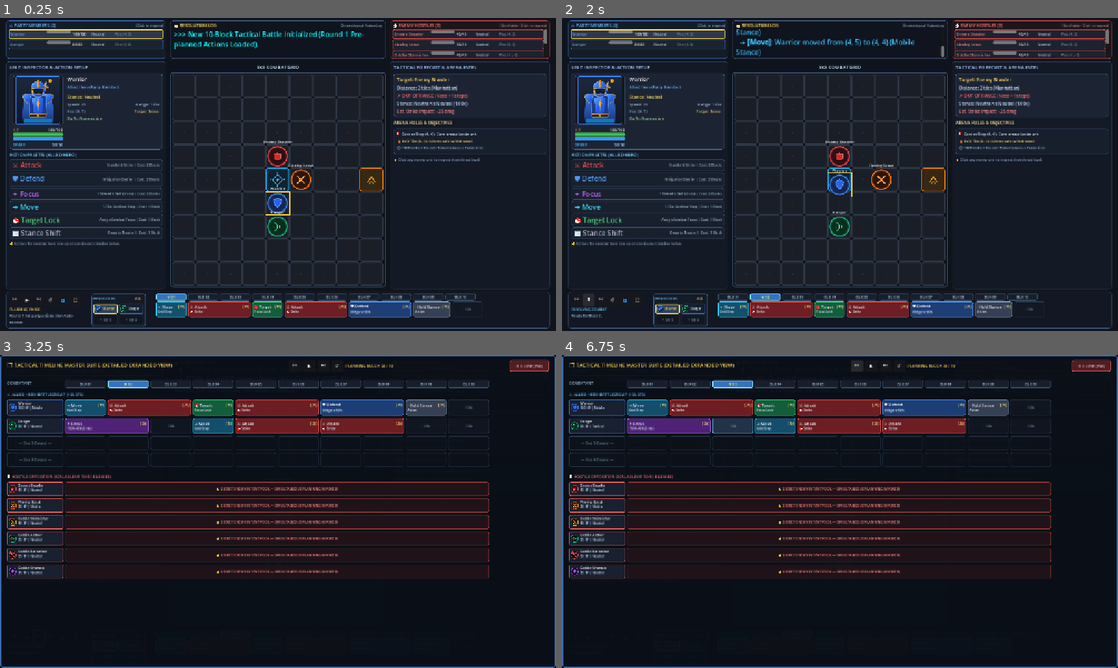
Above: before the commit, frames 1-4 (two rows, left to right).
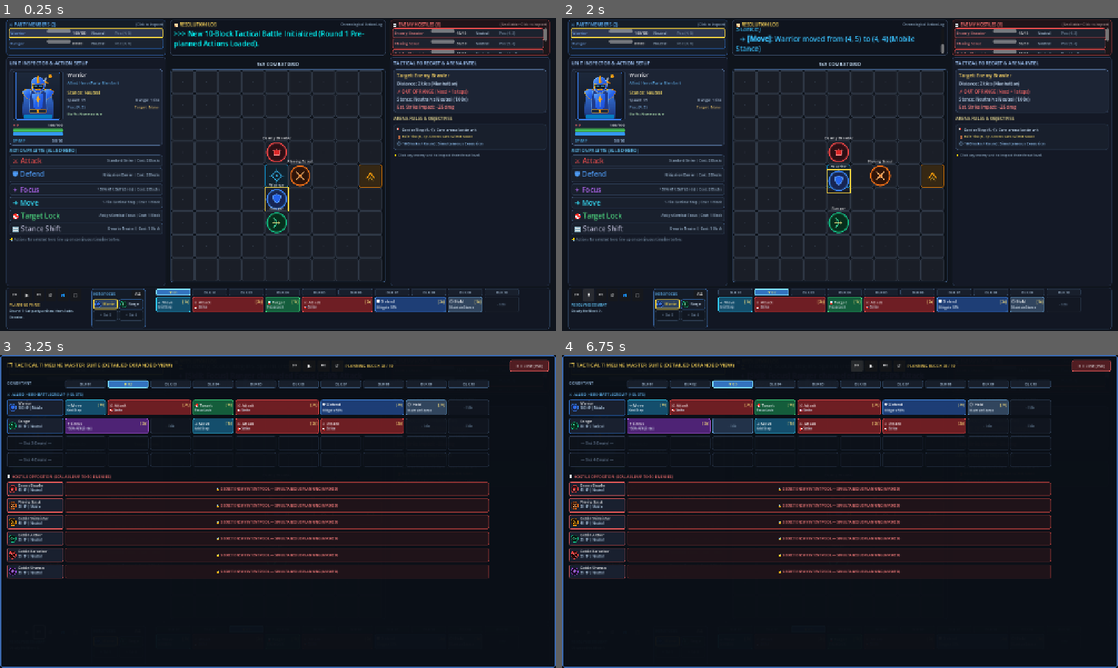
Above: after the commit, the same moments.

Repository: 6lackwin9/tactical-rpg
Game: Godot game, scene res://scenes/test_arena.tscn
Same seed, same stepped clock (60 frames per second), same inputs: the game is played once before the commit and once after it.
Inputs (mouse positions are in pixels of both pictures, inside the frame that each line leads up to):
- Up to frame 1 (0.25 s): no input
- Up to frame 2 (2 s): click "⏮" at 0.5 s; click "▶" at 1.25 s
- Up to frame 3 (3.25 s): tap Enter at 2 s; move the mouse to (400, 495) at 2.02 s; hold Right 2.03-2.75 s; tap F at 2.1 s; click (400, 495) at 2.17 s; tap Space at 2.27 s; click "⏭" at 2.75 s
- Up to frame 4 (6.75 s): click "↺" at 3.5 s; click "👥" at 4.25 s; click "⛶" at 5 s; click "ALL" at 5.75 s; click "⏮" at 6.5 s

The runs differ from the first frame. In frame 1, 22% of the frame differs, in the area x 1-99%, y 0-100%; in frame 2, 22%; in frame 3, 0.4%; in frame 4, 0.4%.

Commit message:
fix: resolve Advance button bottom clipping and fix timeline block-to-ruler alignment

Diff:
--- a/scenes/test_arena.gd
+++ b/scenes/test_arena.gd
@@ -105,7 +105,7 @@
 
 const TILE_SIZE: int = 54
 const GRID_SIZE: int = 9
-const UNIT_BLOCK_W: int = 70
+const UNIT_BLOCK_W: int = 80
 const BLOCK_GAP: int = 4
 const TOTAL_BLOCKS: int = 10
 
@@ -287,26 +287,26 @@
 	root_margin.set_anchors_preset(Control.PRESET_FULL_RECT)
 	root_margin.add_theme_constant_override("margin_left", 14)
 	root_margin.add_theme_constant_override("margin_right", 14)
-	root_margin.add_theme_constant_override("margin_top", 6)
-	root_margin.add_theme_constant_override("margin_bottom", 6)
+	root_margin.add_theme_constant_override("margin_top", 4)
+	root_margin.add_theme_constant_override("margin_bottom", 4)
 	ui_canvas.add_child(root_margin)
 
 	var main_vbox := VBoxContainer.new()
-	main_vbox.add_theme_constant_override("separation", 6)
+	main_vbox.add_theme_constant_override("separation", 4)
 	root_margin.add_child(main_vbox)
 
 	# --------------------------------------------------------------------------
 	# TOP ROW: PARTY STATUS (Left) | BATTLE LOG (Center) | ENEMY STATUS (Right)
 	# --------------------------------------------------------------------------
 	var top_hbox := HBoxContainer.new()
-	top_hbox.custom_minimum_size = Vector2(0, 88)
+	top_hbox.custom_minimum_size = Vector2(0, 82)
 	top_hbox.add_theme_constant_override("separation", 10)
 	main_vbox.add_child(top_hbox)
 
 	# Top-Left: Allied Party Status Panel (Scrollable for up to 4+ heroes)
 	var party_panel := PanelContainer.new()
 	party_panel.size_flags_horizontal = Control.SIZE_EXPAND_FILL
-	party_panel.custom_minimum_size = Vector2(340, 88)
+	party_panel.custom_minimum_size = Vector2(340, 82)
 	var party_box_style := StyleBoxFlat.new()
 	party_box_style.bg_color = Color(0.08, 0.11, 0.16, 0.95)
 	party_box_style.border_color = Color(0.2, 0.38, 0.65, 0.8)
@@ -350,7 +350,7 @@
 
 	# Top-Center: Battle Log (Matches center grid width of 496px)
 	var log_panel := PanelContainer.new()
-	log_panel.custom_minimum_size = Vector2(496, 88)
+	log_panel.custom_minimum_size = Vector2(496, 82)
 	log_panel.size_flags_horizontal = Control.SIZE_SHRINK_CENTER
 	var log_style := StyleBoxFlat.new()
 	log_style.bg_color = Color(0.06, 0.08, 0.12, 0.95)
@@ -394,7 +394,7 @@
 	# Top-Right: Enemy Hostiles Status Panel (Scrollable for up to 10+ enemies)
 	var enemy_panel := PanelContainer.new()
 	enemy_panel.size_flags_horizontal = Control.SIZE_EXPAND_FILL
-	enemy_panel.custom_minimum_size = Vector2(340, 88)
+	enemy_panel.custom_minimum_size = Vector2(340, 82)
 	var enemy_box_style := StyleBoxFlat.new()
 	enemy_box_style.bg_color = Color(0.12, 0.08, 0.10, 0.95)
 	enemy_box_style.border_color = Color(0.65, 0.25, 0.25, 0.8)
@@ -447,7 +447,7 @@
 	# 1. Left Popup Area: Unit Inspector & Dynamic Actions/Threat Dock
 	var left_popup_panel := PanelContainer.new()
 	left_popup_panel.size_flags_horizontal = Control.SIZE_EXPAND_FILL
-	left_popup_panel.custom_minimum_size = Vector2(340, 480)
+	left_popup_panel.custom_minimum_size = Vector2(340, 468)
 	var left_style := StyleBoxFlat.new()
 	left_style.bg_color = Color(0.08, 0.10, 0.15, 0.95)
 	left_style.border_color = Color(0.2, 0.28, 0.42, 0.8)
@@ -700,16 +700,16 @@
 	grid_vbox.add_child(grid_header)
 
 	var grid_frame := PanelContainer.new()
-	grid_frame.custom_minimum_size = Vector2(494, 494)
+	grid_frame.custom_minimum_size = Vector2(490, 490)
 	var frame_style := StyleBoxFlat.new()
 	frame_style.bg_color = Color(0.05, 0.07, 0.1, 1.0)
 	frame_style.border_color = Color(0.22, 0.32, 0.46, 1.0)
-	frame_style.set_border_width_all(2)
+	frame_style.set_border_width_all(1)
 	frame_style.set_corner_radius_all(6)
-	frame_style.content_margin_left = 4
-	frame_style.content_margin_right = 4
-	frame_style.content_margin_top = 4
-	frame_style.content_margin_bottom = 4
+	frame_style.content_margin_left = 2
+	frame_style.content_margin_right = 2
+	frame_style.content_margin_top = 2
+	frame_style.content_margin_bottom = 2
 	grid_frame.add_theme_stylebox_override("panel", frame_style)
 	grid_vbox.add_child(grid_frame)
 
@@ -750,7 +750,7 @@
 	# 3. Right Popup Area: Tactical Forecast & Arena Intel
 	var right_popup_panel := PanelContainer.new()
 	right_popup_panel.size_flags_horizontal = Control.SIZE_EXPAND_FILL
-	right_popup_panel.custom_minimum_size = Vector2(340, 480)
+	right_popup_panel.custom_minimum_size = Vector2(340, 468)
 	var right_style := StyleBoxFlat.new()
 	right_style.bg_color = Color(0.08, 0.10, 0.15, 0.95)
 	right_style.border_color = Color(0.2, 0.28, 0.42, 0.8)
@@ -873,7 +873,7 @@
 	# BOTTOM ROW: PLAYBACK CONTROLS + ZERO-CLIPPING CONTINUOUS ACTIVE TRACK
 	# --------------------------------------------------------------------------
 	var bottom_panel := PanelContainer.new()
-	bottom_panel.custom_minimum_size = Vector2(0, 80)
+	bottom_panel.custom_minimum_size = Vector2(0, 96)
 	var bottom_style := StyleBoxFlat.new()
 	bottom_style.bg_color = Color(0.07, 0.09, 0.14, 0.98)
 	bottom_style.border_color = Color(0.22, 0.32, 0.46, 0.9)
@@ -881,8 +881,8 @@
 	bottom_style.set_corner_radius_all(6)
 	bottom_style.content_margin_left = 8
 	bottom_style.content_margin_right = 8
-	bottom_style.content_margin_top = 4
-	bottom_style.content_margin_bottom = 4
+	bottom_style.content_margin_top = 3
+	bottom_style.content_margin_bottom = 3
 	bottom_panel.add_theme_stylebox_override("panel", bottom_style)
 	main_vbox.add_child(bottom_panel)
 
@@ -892,7 +892,7 @@
 
 	# Controls Column
 	var controls_vbox := VBoxContainer.new()
-	controls_vbox.custom_minimum_size = Vector2(150, 0)
+	controls_vbox.custom_minimum_size = Vector2(165, 0)
 	controls_vbox.add_theme_constant_override("separation", 2)
 	bottom_hbox.add_child(controls_vbox)
 
@@ -964,7 +964,7 @@
 	btn_next_round = Button.new()
 	btn_next_round.text = "⚔ ADVANCE TO ROUND 2"
 	btn_next_round.tooltip_text = "Conclude Round 1 and advance to Round 2 (Warrior Last Stand)"
-	btn_next_round.custom_minimum_size = Vector2(0, 24)
+	btn_next_round.custom_minimum_size = Vector2(0, 22)
 	btn_next_round.add_theme_font_size_override("font_size", 9)
 	var next_btn_style := StyleBoxFlat.new()
 	next_btn_style.bg_color = Color(0.7, 0.45, 0.1, 0.95)
@@ -973,8 +973,8 @@
 	next_btn_style.set_corner_radius_all(4)
 	next_btn_style.content_margin_left = 6
 	next_btn_style.content_margin_right = 6
-	next_btn_style.content_margin_top = 2
-	next_btn_style.content_margin_bottom = 2
+	next_btn_style.content_margin_top = 1
+	next_btn_style.content_margin_bottom = 1
 	btn_next_round.add_theme_stylebox_override("normal", next_btn_style)
 	btn_next_round.visible = false
 	btn_next_round.pressed.connect(_on_next_round_pressed)
@@ -1062,11 +1062,16 @@
 	for b: int in range(1, TOTAL_BLOCKS + 1):
 		var tick_panel := PanelContainer.new()
 		tick_panel.custom_minimum_size = Vector2(UNIT_BLOCK_W, 16)
+		tick_panel.clip_contents = true
 		var tick_style := StyleBoxFlat.new()
 		tick_style.bg_color = Color(0.10, 0.13, 0.18, 0.8)
 		tick_style.border_color = Color(0.2, 0.28, 0.38, 0.8)
 		tick_style.set_border_width_all(1)
 		tick_style.set_corner_radius_all(3)
+		tick_style.content_margin_left = 2
+		tick_style.content_margin_right = 2
+		tick_style.content_margin_top = 1
+		tick_style.content_margin_bottom = 1
 		tick_panel.add_theme_stylebox_override("panel", tick_style)
 
 		var tick_lbl := Label.new()
@@ -1074,6 +1079,8 @@
 		tick_lbl.horizontal_alignment = HORIZONTAL_ALIGNMENT_CENTER
 		tick_lbl.add_theme_font_size_override("font_size", 8)
 		tick_lbl.add_theme_color_override("font_color", Color(0.65, 0.75, 0.85))
+		tick_lbl.text_overrun_behavior = TextServer.OVERRUN_TRIM_ELLIPSIS
+		tick_lbl.size_flags_horizontal = Control.SIZE_EXPAND_FILL
 		tick_panel.add_child(tick_lbl)
 
 		var cur_b: int = b
@@ -2041,6 +2048,10 @@
 		var b_num: int = i + 1
 		var style := StyleBoxFlat.new()
 		style.set_corner_radius_all(3)
+		style.content_margin_left = 2
+		style.content_margin_right = 2
+		style.content_margin_top = 1
+		style.content_margin_bottom = 1
 		if b_num == active_playhead:
 			style.bg_color = Color(0.2, 0.45, 0.75, 1.0)
 			style.border_color = Color(0.5, 0.9, 1.0, 1.0)
@@ -2118,6 +2129,7 @@
 func _create_action_clip_widget(act: CombatResolver.ScheduledAction, width: int, cost: int) -> PanelContainer:
 	var clip := PanelContainer.new()
 	clip.custom_minimum_size = Vector2(width, 36)
+	clip.clip_contents = true
 	clip.mouse_default_cursor_shape = Control.CURSOR_POINTING_HAND
 
 	var clip_style := StyleBoxFlat.new()
@@ -2130,6 +2142,7 @@
 
 	var icon_str: String = "⚔"
 	var subtitle: String = ""
+	var cmd_display_name: String = act.command.command_name
 
 	if act.command is AttackCommand:
 		clip_style.bg_color = Color(0.45, 0.12, 0.14, 0.95)
@@ -2156,6 +2169,12 @@
 		clip_style.border_color = Color(0.25, 0.85, 0.5, 1.0)
 		icon_str = "🎯"
 		subtitle = "Focus Lock"
+	elif act.command is HoldStanceCommand:
+		clip_style.bg_color = Color(0.2, 0.28, 0.38, 0.95)
+		clip_style.border_color = Color(0.4, 0.65, 0.85, 1.0)
+		icon_str = "⏱"
+		cmd_display_name = "Hold" if cost == 1 else "Hold Stance"
+		subtitle = "Maintain Stance"
 	else:
 		clip_style.bg_color = Color(0.22, 0.26, 0.34, 0.95)
 		clip_style.border_color = Color(0.5, 0.6, 0.7, 1.0)
@@ -2167,19 +2186,21 @@
 	var vbox := VBoxContainer.new()
 	vbox.alignment = BoxContainer.ALIGNMENT_CENTER
 	vbox.add_theme_constant_override("separation", 0)
+	vbox.size_flags_horizontal = Control.SIZE_EXPAND_FILL
 	clip.add_child(vbox)
 
 	var title_hbox := HBoxContainer.new()
-	title_hbox.add_theme_constant_override("separation", 3)
+	title_hbox.add_theme_constant_override("separation", 2)
+	title_hbox.size_flags_horizontal = Control.SIZE_EXPAND_FILL
 	vbox.add_child(title_hbox)
 
 	var name_lbl := Label.new()
-	name_lbl.text = "%s %s" % [icon_str, act.command.command_name]
+	name_lbl.text = "%s %s" % [icon_str, cmd_display_name]
 	name_lbl.add_theme_font_size_override("font_size", 9)
 	name_lbl.add_theme_color_override("font_color", Color.WHITE)
+	name_lbl.text_overrun_behavior = TextServer.OVERRUN_TRIM_ELLIPSIS
+	name_lbl.size_flags_horizontal = Control.SIZE_EXPAND_FILL
 	title_hbox.add_child(name_lbl)
-
-	title_hbox.add_spacer(false)
 
 	var cost_lbl := Label.new()
 	cost_lbl.text = "[%db]" % cost
@@ -2191,6 +2212,8 @@
 	sub_lbl.text = subtitle
 	sub_lbl.add_theme_font_size_override("font_size", 7)
 	sub_lbl.add_theme_color_override("font_color", Color(0.8, 0.85, 0.9))
+	sub_lbl.text_overrun_behavior = TextServer.OVERRUN_TRIM_ELLIPSIS
+	sub_lbl.size_flags_horizontal = Control.SIZE_EXPAND_FILL
 	vbox.add_child(sub_lbl)
 
 	var cur_c: Combatant = act.combatant
@@ -2206,6 +2229,7 @@
 func _create_idle_clip_widget(is_playhead: bool, width: int = UNIT_BLOCK_W) -> PanelContainer:
 	var slot := PanelContainer.new()
 	slot.custom_minimum_size = Vector2(width, 36)
+	slot.clip_contents = true
 
 	var slot_style := StyleBoxFlat.new()
 	slot_style.set_corner_radius_all(3)
@@ -2225,6 +2249,8 @@
 	lbl.vertical_alignment = VERTICAL_ALIGNMENT_CENTER
 	lbl.add_theme_font_size_override("font_size", 8)
 	lbl.add_theme_color_override("font_color", Color(0.4, 0.5, 0.6))
+	lbl.text_overrun_behavior = TextServer.OVERRUN_TRIM_ELLIPSIS
+	lbl.size_flags_horizontal = Control.SIZE_EXPAND_FILL
 	slot.add_child(lbl)
 
 	return slot
@@ -2576,7 +2602,7 @@
 				btn_next_round.visible = (current_combat_round == 1 and not is_over)
 
 			if current_combat_round == 1:
-				status_label.text = "Round 1 resolved! Ranger fell in ambush, Warrior holds at 73 HP. Click Advance to Round 2."
+				status_label.text = "Round 1 complete! Click Advance to Round 2."
 				_append_log("\n[color=#4ade80][b]🎉 ROUND 1 RESOLVED: Ranger fell in the ambush, Warrior holds at 73 HP against 4 goblins! Click ADVANCE TO ROUND 2 to begin the Last Stand.[/b][/color]")
 			else:
 				status_label.text = "Round 2 resolved! Warrior's last stand concluded. Review replay."
